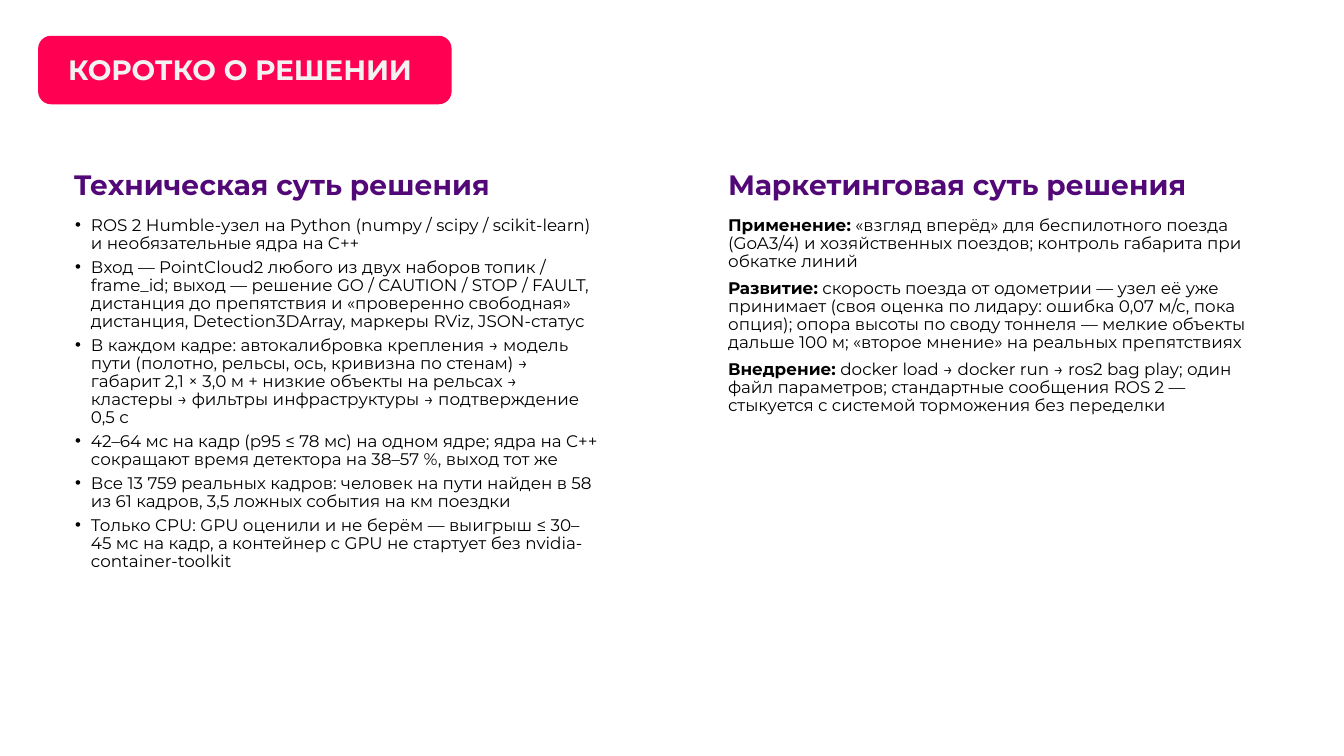
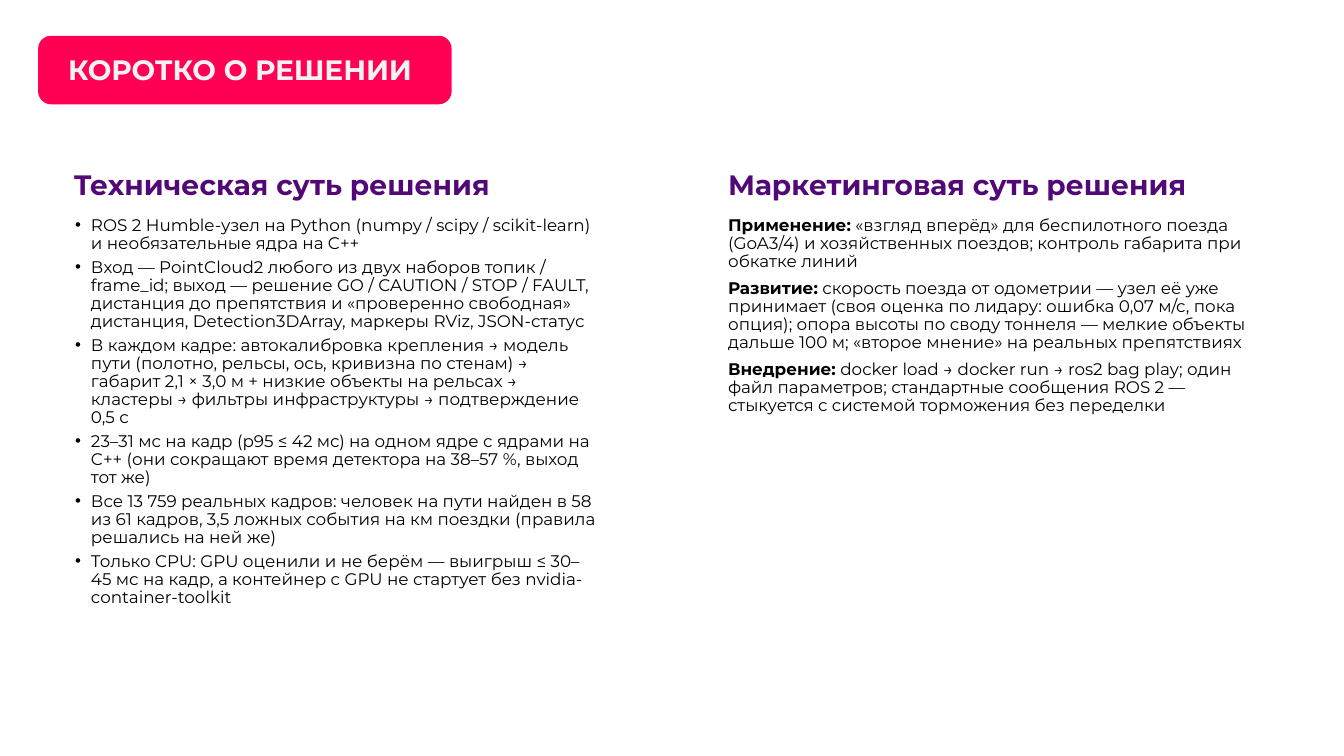
Before and after one commit to pmixay/ReSense, a slide deck: slide 5 of docs/presentation/ReSense_LCT2026.pptx. Drawn at 1344x756 pixels with LibreOffice and Linux fonts; fonts in the diff are those of the drawing; background and template pictures are left out. Boxes give left, top, right and bottom in pixels: in the first picture for what was removed or moved away, otherwise in the second. Text is boxed around its words. In the diff, an @@ line names an element or a change of style, - is before the commit and + after.

```diff
--- a/docs/presentation/ReSense_LCT2026.pptx
+++ b/docs/presentation/ReSense_LCT2026.pptx
@@ text at bbox=[91, 434, 595, 547]: text changed @@
-• 42–64 мс на кадр (p95 ≤ 78 мс) на одном ядре; ядра на C++ сокращают время детектора на 38–57 %, выход тот же
-• Все 13 759 реальных кадров: человек на пути найден в 58 из 61 кадров, 3,5 ложных события на км поездки
+• 23–31 мс на кадр (p95 ≤ 42 мс) на одном ядре с ядрами на C++ (они сокращают время детектора на 38–57 %, выход тот же)
+• Все 13 759 реальных кадров: человек на пути найден в 58 из 61 кадров, 3,5 ложных события на км поездки (правила решались на ней же)
```
Also in this commit, not shown: 4 other slides changed, 26 other files.
